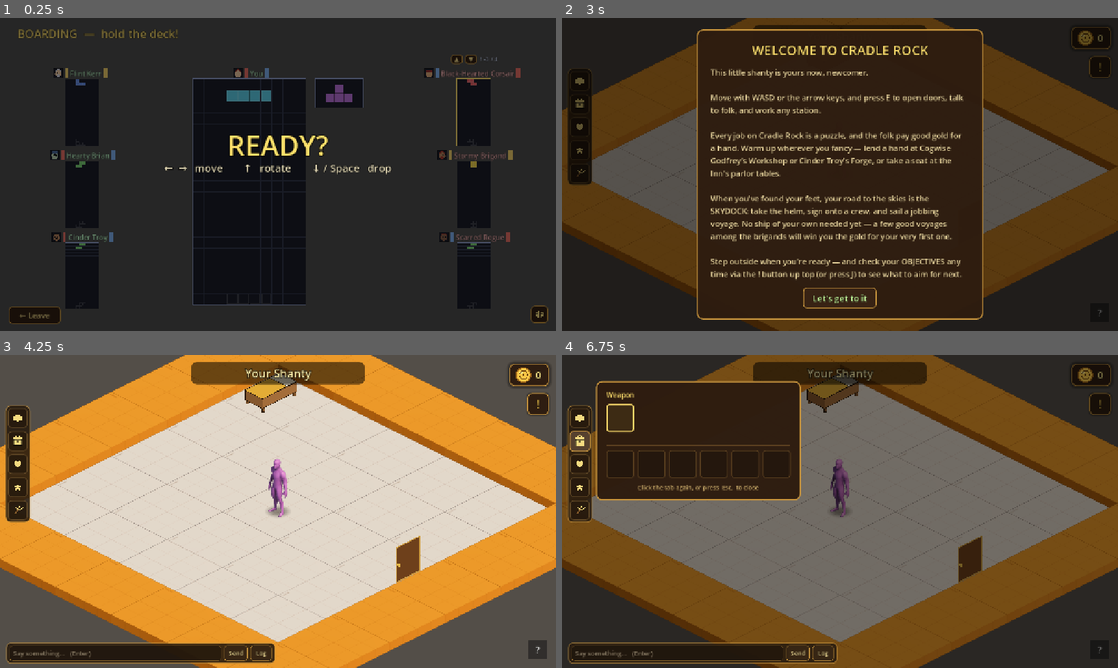
Above: before the commit, frames 1-4 (two rows, left to right).
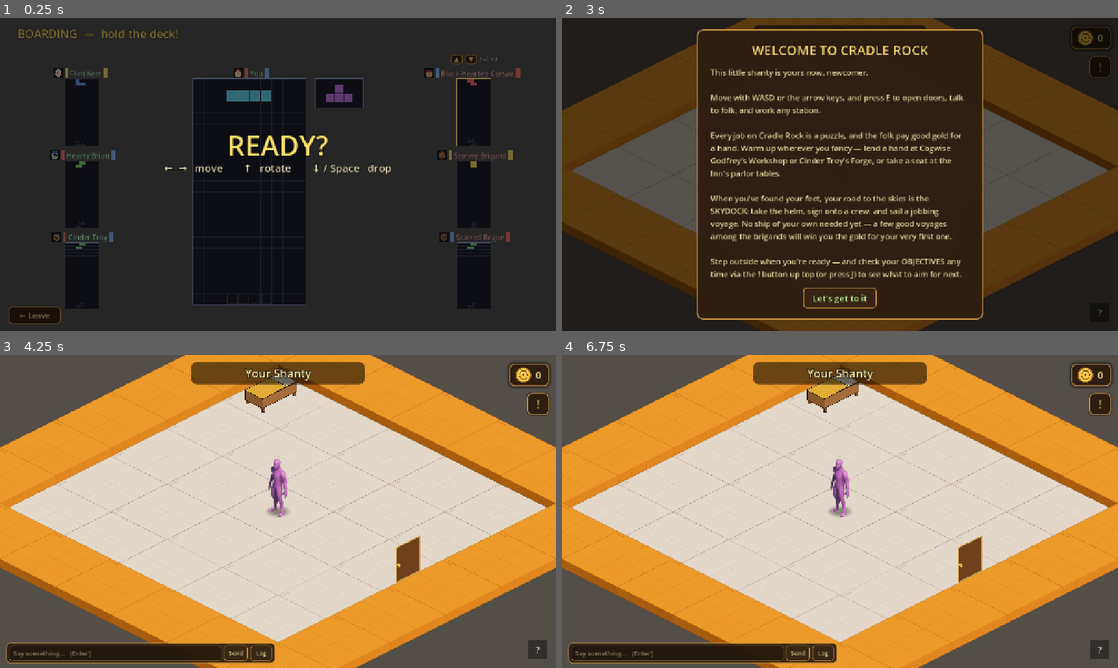
Above: after the commit, the same moments.

Repository: TairoyZone/shivaliva-shanty
Game: Godot game, scene res://puzzles/skirmish/skirmish_boarding.tscn
Same seed, same stepped clock (60 frames per second), same inputs: the game is played once before the commit and once after it. This scene is started directly instead of the project's main scene.
Inputs (mouse positions are in pixels of both pictures, inside the frame that each line leads up to):
- Up to frame 1 (0.25 s): no input
- Up to frame 2 (3 s): tap Enter (ui_accept) at 0.5, 0.77, 1.07 s; move the mouse to (962, 158) at 0.52 s; hold D (move_right) 0.53-1.25 s; hold E (interact) 0.53-1.25 s; click (962, 158) at 0.67 s; click (1101, 315) at 1.27 s; click "← Leave" at 2 s; click "New Game" at 2.75 s
- Up to frame 3 (4.25 s): click "Let's get to it" at 3.5 s
- Up to frame 4 (6.75 s): click "!" at 4.25 s; click "X" at 5 s; click (578, 417) at 5.77 s; click (578, 442) at 6.52 s

The runs differ from the first frame. In frame 1, 0.2% of the frame differs, in the area x 95-99%, y 91-98%; in frame 2, 1.2%; in frame 3, 1.6%; in frame 4, 96%, in the area x 0-100%, y 0-100%.

Commit message:
feat(ui): make the user panel PERSISTENT (Sunshine widget) — docked right, shown in puzzles too
Troy clarified he wants YPP's Sunshine widget: a persistent docked side panel present EVERYWHERE (overworld
AND beside the puzzle board), not one that hides in puzzles.
- New UserPanel autoload (interface/user_panel/) — a CanvasLayer wrapping the InventoryPanel Control. Shows
  in the overworld + inside any PuzzleScene, hidden only on the title; folds the pane on every scene change.
- Re-docked the rail + content pane to the RIGHT edge (YPP-faithful; clears our bottom-left chat/feed).
- Tutorial tab is now puzzle-aware: a 'This puzzle' how-to sits at the top (set via UserPanel.set_puzzle_help)
  with the full library below. PuzzleScene.set_help_text now just feeds that — the in-puzzle '?'/book is gone
  (it's the always-docked Tutorial tab beside the board now); cleared on puzzle exit.
- Removed InventoryPanel from hud.tscn; HUD delegates open/close/is_open/current_tab/bump to the UserPanel
  autoload. Keys unchanged.
Next: the Ahoy tab + trophy-claim. Verified: headless scan parses clean; save.cfg untouched.
NOTE: built blind — the in-puzzle right-rail placement vs each puzzle's UI needs a playtest.

Co-Authored-By: Claude Opus 4.8 (1M context) <noreply@anthropic.com>

Diff:
--- a/components/puzzle_scene/puzzle_scene.gd
+++ b/components/puzzle_scene/puzzle_scene.gd
@@ -32,6 +32,7 @@
 
 func _exit_tree() -> void:
 
+	UserPanel.set_puzzle_help("")   # clear this puzzle's how-to from the persistent Tutorial tab
 	if HUD:
 		HUD.visible = true
 		# Replay any gold-change animation that was deferred while
@@ -107,98 +108,12 @@
 	layer.add_child(btn)
 
 
-## Puzzle instructions live behind a 📖 TUTORIAL button (Troy: never a strip under the board — it runs
-## off-screen). A small book sits bottom-right; CLICK it to fold a word-wrapped how-to card open/shut — the
-## in-puzzle face of the user panel's Tutorial tab (it replaced the old hover "?" 2026-06-07, same book glyph
-## + footprint so help reads the same everywhere). Concrete puzzles call this with their how-to-play text.
+## Puzzle instructions feed the persistent USER PANEL's Tutorial tab — the Sunshine-widget rail is always
+## docked (overworld + in-puzzle), so the how-to sits in its Tutorial tab right beside the board. (Replaced
+## the per-puzzle "?" / in-puzzle book 2026-06-07.) Concrete puzzles still call this with their how-to text.
 func set_help_text(text: String) -> void:
 
-	var layer : CanvasLayer = CanvasLayer.new()
-	layer.layer = 21
-	layer.name = "HelpLayer"
-	add_child(layer)
-
-	# The tutorial CARD — bottom-right (where the old help panel sat), hidden until the book is clicked.
-	var card : PanelContainer = PanelContainer.new()
-	var ps : StyleBoxFlat = StyleBoxFlat.new()
-	ps.bg_color = Color(0.18, 0.11, 0.06, 0.98)
-	ps.border_color = Palette.BRASS_FRAME
-	ps.set_border_width_all(3)
-	ps.set_corner_radius_all(12)
-	ps.set_content_margin_all(16)
-	card.add_theme_stylebox_override("panel", ps)
-	card.anchor_left = 1.0
-	card.anchor_right = 1.0
-	card.anchor_top = 1.0
-	card.anchor_bottom = 1.0
-	card.offset_left = -448.0
-	card.offset_right = -18.0
-	card.offset_bottom = -66.0
-	card.grow_horizontal = Control.GROW_DIRECTION_BEGIN
-	card.grow_vertical = Control.GROW_DIRECTION_BEGIN
-	card.mouse_filter = Control.MOUSE_FILTER_IGNORE
-	card.visible = false
-	var box : VBoxContainer = VBoxContainer.new()
-	box.add_theme_constant_override("separation", 8)
-	box.mouse_filter = Control.MOUSE_FILTER_IGNORE
-	card.add_child(box)
-	var head : Label = Label.new()
-	head.text = "How to play"
-	head.add_theme_font_size_override("font_size", 19)
-	head.add_theme_color_override("font_color", Color(0.98, 0.86, 0.42, 1.0))
-	box.add_child(head)
-	var label : Label = Label.new()
-	label.text = text
-	label.add_theme_font_size_override("font_size", 15)
-	label.add_theme_color_override("font_color", Color(0.93, 0.88, 0.74, 1.0))
-	label.autowrap_mode = TextServer.AUTOWRAP_WORD
-	label.custom_minimum_size = Vector2(404.0, 0.0)
-	label.mouse_filter = Control.MOUSE_FILTER_IGNORE
-	box.add_child(label)
-	layer.add_child(card)
-
-	# 📖 Tutorial book — bottom-right (replaces the old "?"), the same book glyph as the user panel's rail
-	# Tutorial tab. CLICK to fold the card open/shut (the YPP fold mechanic), instead of the old hover.
-	var btn : Button = Button.new()
-	btn.custom_minimum_size = Vector2(40.0, 40.0)
-	btn.tooltip_text = "Tutorial — how to play"
-	btn.focus_mode = Control.FOCUS_NONE
-	btn.anchor_left = 1.0
-	btn.anchor_right = 1.0
-	btn.anchor_top = 1.0
-	btn.anchor_bottom = 1.0
-	btn.offset_left = -58.0
-	btn.offset_right = -18.0
-	btn.offset_top = -58.0
-	btn.offset_bottom = -18.0
-	for state in ["normal", "hover", "pressed"]:
-		var s : StyleBoxFlat = StyleBoxFlat.new()
-		var bg : Color = Color(0.18, 0.11, 0.06, 0.94)
-		if state == "hover":
-			bg = bg.lightened(0.10)
-		elif state == "pressed":
-			bg = bg.darkened(0.10)
-		s.bg_color = bg
-		s.border_color = Palette.BRASS_FRAME
-		s.set_border_width_all(2)
-		s.set_corner_radius_all(9)
-		btn.add_theme_stylebox_override(state, s)
-	var glyph : MenuGlyph = MenuGlyph.new()
-	glyph.kind = "book"
-	glyph.set_anchors_preset(Control.PRESET_FULL_RECT)
-	glyph.mouse_filter = Control.MOUSE_FILTER_IGNORE
-	btn.add_child(glyph)
-	btn.pressed.connect(_toggle_help_card.bind(card))
-	layer.add_child(btn)
-
-
-# Fold the in-puzzle tutorial card open/shut; fades in (animate-everything) so it never pops.
-func _toggle_help_card(card: PanelContainer) -> void:
-
-	card.visible = not card.visible
-	if card.visible:
-		card.modulate.a = 0.0
-		create_tween().tween_property(card, "modulate:a", 1.0, 0.12)
+	UserPanel.set_puzzle_help(text)
 
 
 # Concrete puzzles call this when the game ends so the next click /
--- a/interface/hud.gd
+++ b/interface/hud.gd
@@ -41,7 +41,6 @@
 
 @onready var _purse : PanelContainer = %Purse
 @onready var _coin_label : Label = %CoinLabel
-@onready var _inventory_panel : InventoryPanel = $InventoryPanel
 @onready var _journal_button : Button = %JournalButton
 @onready var _journal_panel : JournalPanel = %JournalPanel
 
@@ -144,7 +143,7 @@
 	ChatBox.drop_focus()   # a mouse click on a HUD button leaves the chat bar (no stuck focus / world-freeze)
 	if not visible:
 		return
-	if _inventory_panel.is_open():
+	if UserPanel.is_open():
 		return
 	_journal_panel.toggle()
 
@@ -164,14 +163,14 @@
 	ChatBox.drop_focus()   # a mouse click on a HUD button leaves the chat bar (no stuck focus / world-freeze)
 	if not visible:
 		return
-	if Overlay.is_active and not _inventory_panel.is_open():
+	if Overlay.is_active and not UserPanel.is_open():
 		return
 	if _journal_panel.is_open():
 		return
-	if _inventory_panel.is_open() and _inventory_panel.current_tab() == tab:
-		_inventory_panel.close()
+	if UserPanel.is_open() and UserPanel.current_tab() == tab:
+		UserPanel.close()
 	else:
-		_inventory_panel.open(tab)
+		UserPanel.open(tab)
 
 
 # The journal "!" button reuses this brass style (the right-side quick-menu that also used it was removed
@@ -204,7 +203,7 @@
 ## [Player] so the world freezes and ESC stays owned by the bag.
 func is_inventory_open() -> bool:
 
-	return _inventory_panel != null and _inventory_panel.is_open()
+	return UserPanel != null and UserPanel.is_open()
 
 
 # The backpack is NOT a HUD element — it lives off-screen and is summoned
@@ -215,9 +214,9 @@
 	ChatBox.drop_focus()   # a mouse click on a HUD button leaves the chat bar (no stuck focus / world-freeze)
 	if not visible:
 		return
-	if Overlay.is_active and not _inventory_panel.is_open():
-		return
-	_inventory_panel.toggle()
+	if Overlay.is_active and not UserPanel.is_open():
+		return
+	UserPanel.toggle()
 
 
 # ESC priority: close whatever's open first (backpack → chat log); if nothing is, open the PAUSE MENU
@@ -225,8 +224,8 @@
 # doesn't get the key while it's up). Troy 2026-06-07: ESC = pause menu; Options/Quit moved out of the bag.
 func _on_escape() -> void:
 
-	if _inventory_panel.is_open():
-		_inventory_panel.close()
+	if UserPanel.is_open():
+		UserPanel.close()
 		return
 	if ChatBox != null and ChatBox.is_log_open():
 		ChatBox.close_log()
@@ -268,8 +267,8 @@
 		# reappear when the HUD shows again. Close the journal AND the backpack (mirrors each other).
 		if is_instance_valid(_journal_panel) and _journal_panel.is_open():
 			_journal_panel.close()
-		if is_instance_valid(_inventory_panel) and _inventory_panel.is_open():
-			_inventory_panel.close()
+		if is_instance_valid(UserPanel) and UserPanel.is_open():
+			UserPanel.close()
 		return
 	flush_pending_change()
 	flush_pending_wood_change()
@@ -310,7 +309,7 @@
 func _on_inventory_changed() -> void:
 
 	if visible:
-		_inventory_panel.bump_backpack()
+		UserPanel.bump_backpack()
 	else:
 		_bag_pending = true
 
@@ -322,7 +321,7 @@
 	if not _bag_pending:
 		return
 	_bag_pending = false
-	_inventory_panel.bump_backpack()
+	UserPanel.bump_backpack()
 
 
 func flush_pending_change() -> void:
--- a/interface/hud.tscn
+++ b/interface/hud.tscn
@@ -1,8 +1,7 @@
-[gd_scene load_steps=6 format=3]
+[gd_scene load_steps=5 format=3]
 
 [ext_resource type="Script" uid="uid://djhc3s32u44d8" path="res://interface/hud.gd" id="1_hud"]
 [ext_resource type="Script" uid="uid://cm75oixjnm765" path="res://interface/coin_icon.gd" id="2_coin"]
-[ext_resource type="PackedScene" path="res://interface/inventory_panel/inventory_panel.tscn" id="3_inv"]
 [ext_resource type="PackedScene" path="res://interface/journal_panel/journal_panel.tscn" id="4_journal"]
 
 [sub_resource type="StyleBoxFlat" id="objective_style"]
@@ -104,8 +103,6 @@
 theme_override_font_sizes/font_size = 26
 text = "!"
 
-[node name="InventoryPanel" parent="." instance=ExtResource("3_inv")]
-
 [node name="JournalPanel" parent="." instance=ExtResource("4_journal")]
 unique_name_in_owner = true
 visible = false
--- a/interface/inventory_panel/inventory_panel.gd
+++ b/interface/inventory_panel/inventory_panel.gd
@@ -45,6 +45,11 @@
 var _profile_view : ProfileView
 ## The Tutorial tab — a help library (every puzzle's how-to, from [PuzzleHelp]).
 var _tutorial_page : Control
+## The "this puzzle" how-to at the top of the Tutorial tab — set by [PuzzleScene] while you play (so help
+## is right beside the board), hidden in the overworld.
+var _current_help_box : VBoxContainer
+var _current_help_label : Label
+var _puzzle_help_text : String = ""
 var _rail_buttons : Dictionary = {}   # tab id → its rail Button (for active-state styling)
 ## "tutorial" / "items" / "relationships" / "profile".
 var _current_tab : String = "items"
@@ -78,11 +83,12 @@
 	# grows to fit its page (so the wide Hearts/Profile views still fit).
 	_window = PanelContainer.new()
 	_window.add_theme_stylebox_override("panel", _window_style())
-	_window.anchor_left = 0.0
+	_window.anchor_left = 1.0
+	_window.anchor_right = 1.0
 	_window.anchor_top = 0.0
-	_window.offset_left = 78.0
+	_window.offset_right = -72.0   # left of the right-edge rail; grows leftward to fit its page
 	_window.offset_top = 60.0
-	_window.grow_horizontal = Control.GROW_DIRECTION_END
+	_window.grow_horizontal = Control.GROW_DIRECTION_BEGIN
 	_window.grow_vertical = Control.GROW_DIRECTION_END
 	_window.visible = false
 	add_child(_window)
@@ -143,11 +149,13 @@
 
 	var holder : PanelContainer = PanelContainer.new()
 	holder.add_theme_stylebox_override("panel", _rail_bg_style())
-	holder.anchor_left = 0.0
+	holder.anchor_left = 1.0
+	holder.anchor_right = 1.0
 	holder.anchor_top = 0.0
-	holder.offset_left = 12.0
+	holder.offset_left = -58.0
+	holder.offset_right = -12.0
 	holder.offset_top = 116.0
-	holder.grow_horizontal = Control.GROW_DIRECTION_END
+	holder.grow_horizontal = Control.GROW_DIRECTION_BEGIN
 	holder.grow_vertical = Control.GROW_DIRECTION_END
 	add_child(holder)
 	var col : VBoxContainer = VBoxContainer.new()
@@ -221,6 +229,22 @@
 	col.add_theme_constant_override("separation", 14)
 	col.size_flags_horizontal = Control.SIZE_EXPAND_FILL
 	scroll.add_child(col)
+	# "This puzzle" — the current puzzle's how-to (PuzzleScene sets it while you play); hidden in the overworld.
+	_current_help_box = VBoxContainer.new()
+	_current_help_box.add_theme_constant_override("separation", 4)
+	_current_help_box.visible = false
+	var ch : Label = Label.new()
+	ch.text = "This puzzle"
+	ch.add_theme_font_size_override("font_size", 20)
+	ch.add_theme_color_override("font_color", COLOR_TITLE)
+	_current_help_box.add_child(ch)
+	_current_help_label = Label.new()
+	_current_help_label.add_theme_font_size_override("font_size", 14)
+	_current_help_label.add_theme_color_override("font_color", Color(0.95, 0.90, 0.78, 1.0))
+	_current_help_label.autowrap_mode = TextServer.AUTOWRAP_WORD
+	_current_help_label.custom_minimum_size = Vector2(500.0, 0.0)
+	_current_help_box.add_child(_current_help_label)
+	col.add_child(_current_help_box)
 	var head : Label = Label.new()
 	head.text = "How to play"
 	head.add_theme_font_size_override("font_size", 22)
@@ -349,6 +373,17 @@
 func current_tab() -> String:
 
 	return _current_tab
+
+
+## Set the CURRENT puzzle's how-to (PuzzleScene calls this while playing; "" clears it). Surfaces at the top
+## of the Tutorial tab so help sits right beside the board.
+func set_puzzle_help(text: String) -> void:
+
+	_puzzle_help_text = text
+	if _current_help_label != null:
+		_current_help_label.text = text
+	if _current_help_box != null:
+		_current_help_box.visible = not text.strip_edges().is_empty()
 
 
 # Switch page: show it, restyle the rail, refresh.
--- /dev/null
+++ b/interface/user_panel/user_panel.gd
@@ -0,0 +1,65 @@
+## UserPanel (autoload) — the persistent "Sunshine widget" side panel (researched from YPPedia's Happy
+## Sunshine Widget). A foldable tab RAIL docked on the RIGHT, present EVERYWHERE the player is — the
+## overworld AND inside puzzles (right beside the board) — and hidden only on the title. Wraps the
+## [InventoryPanel] Control (the rail + Tutorial / Backpack / Hearts / Profile tabs + a Jobs launcher; the
+## Ahoy / trophy-claim tab is coming). Unlike the [HUD] (which hides in puzzles), THIS stays up, which is
+## the whole point — help + your stuff are always one click away. The HUD delegates open/close/etc. here.
+extends CanvasLayer
+
+
+var _panel : InventoryPanel
+var _last_scene : Node = null
+
+
+func _ready() -> void:
+
+	layer = 11   # above the world; below the puzzle Leave button (20) + the event feed (15)
+	_panel = InventoryPanel.new()
+	add_child(_panel)
+	visible = false
+
+
+func _process(_delta: float) -> void:
+
+	# Fold the pane on any scene change (entering/leaving a puzzle) so it never lingers open across a cut.
+	var scene : Node = get_tree().current_scene if get_tree() != null else null
+	if scene != _last_scene:
+		_last_scene = scene
+		if _panel != null:
+			_panel.close()
+	visible = _should_show()
+
+
+# Show in the overworld (the HUD is up) and inside puzzles (a PuzzleScene is current); hide on the title.
+func _should_show() -> bool:
+
+	var scene : Node = get_tree().current_scene if get_tree() != null else null
+	if scene == null:
+		return false
+	if scene is PuzzleScene:
+		return true
+	return HUD != null and HUD.visible
+
+
+# --- delegated API (the HUD + PuzzleScene call these) ----------------
+
+func open(tab: String = "items") -> void:
+	_panel.open(tab)
+
+func close() -> void:
+	_panel.close()
+
+func toggle() -> void:
+	_panel.toggle()
+
+func is_open() -> bool:
+	return _panel != null and _panel.is_open()
+
+func current_tab() -> String:
+	return _panel.current_tab()
+
+func bump_backpack() -> void:
+	_panel.bump_backpack()
+
+func set_puzzle_help(text: String) -> void:
+	_panel.set_puzzle_help(text)
--- a/project.godot
+++ b/project.godot
@@ -27,6 +27,7 @@
 EventFeed="*res://interface/event_feed/event_feed.gd"
 ChatBox="*res://autoloads/chat_box.gd"
 NpcBrain="*res://autoloads/npc_brain.gd"
+UserPanel="*res://interface/user_panel/user_panel.gd"
 
 [display]
 
Not shown, added: interface/user_panel/user_panel.gd.uid
